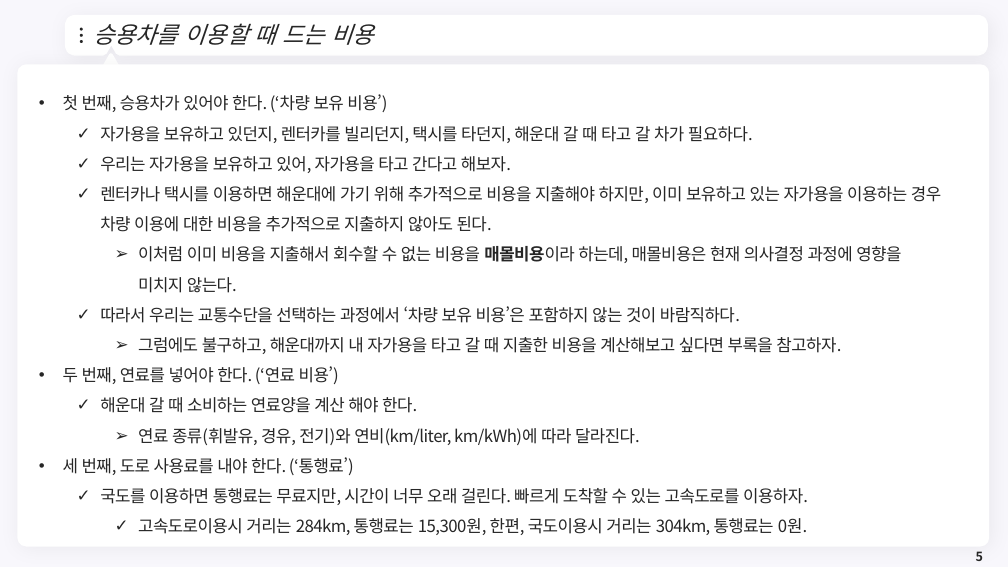
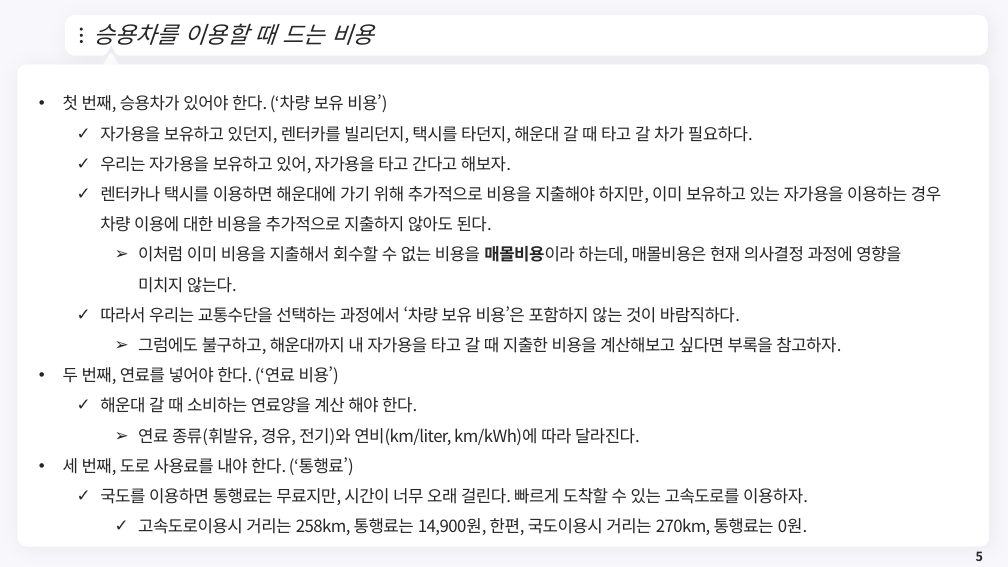
Before and after one commit to meandthey/Teaching, a slide deck: slide 5 of 생활속의 경제/01_Lectures/생활속의 경제_(에너지경제)_2.pptx. Drawn at 1008x567 pixels with LibreOffice and Linux fonts; fonts in the diff are those of the drawing; background and template pictures are left out. Boxes give left, top, right and bottom in pixels: in the first picture for what was removed or moved away, otherwise in the second. Text is boxed around its words. In the diff, an @@ line names an element or a change of style, - is before the commit and + after.

```diff
--- a/생활속의 경제/01_Lectures/생활속의 경제_(에너지경제)_2.pptx
+++ b/생활속의 경제/01_Lectures/생활속의 경제_(에너지경제)_2.pptx
@@ text at box(138, 518, 807, 535): text changed @@
-    ✓ 고속도로이용시 거리는 284km, 통행료는 15,300원, 한편, 국도이용시 거리는 304km, 통행료는 0원.
+    ✓ 고속도로이용시 거리는 258km, 통행료는 14,900원, 한편, 국도이용시 거리는 270km, 통행료는 0원.
```
Also in this commit, not shown: 17 other slides changed, 3 slides added, 7 slides removed, 2 other files.
